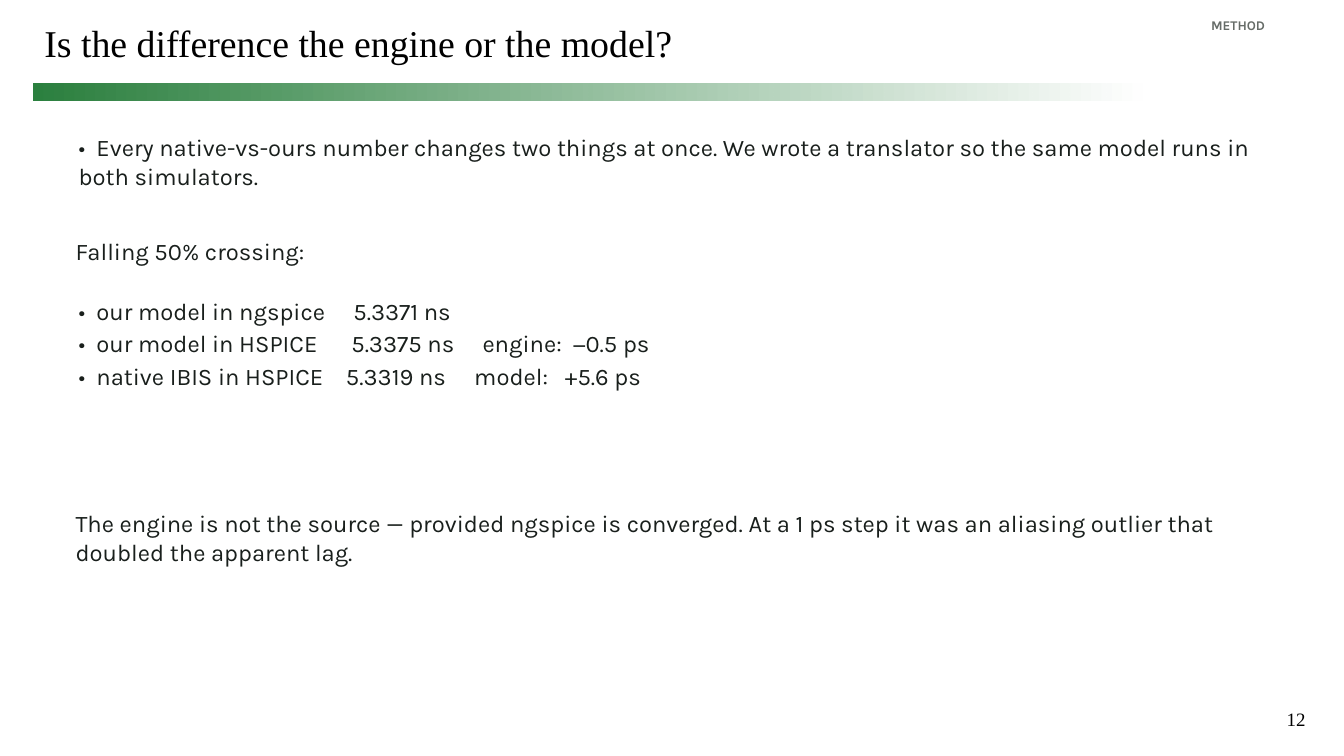
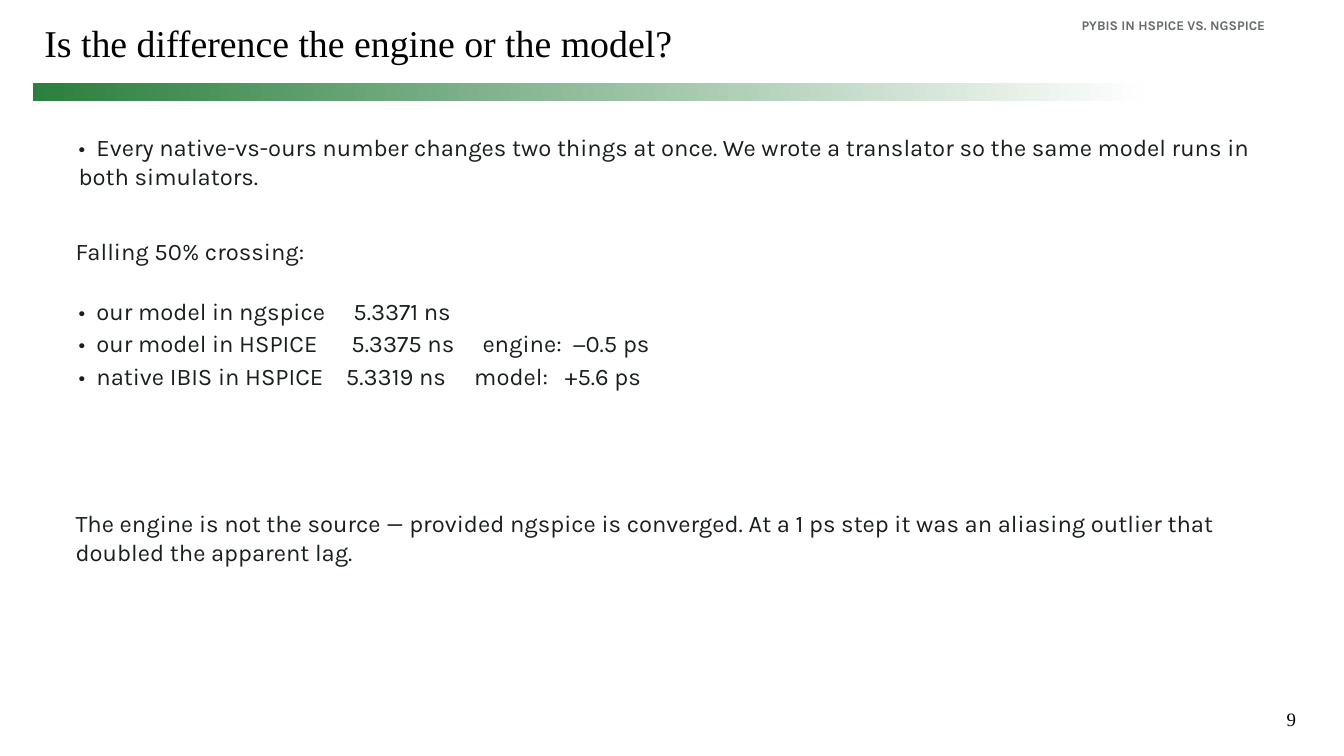
Before and after one commit to simon9721/ibis_comparison, a slide deck: slide 9 of results/meeting_deck_2026-09-04/ibis_pybis_status_2026-09-04.pptx (slide 12 before the commit). Drawn at 1344x756 pixels with LibreOffice and Linux fonts; fonts in the diff are those of the drawing. Boxes give left, top, right and bottom in pixels: in the first picture for what was removed or moved away, otherwise in the second. Text is boxed around its words. In the diff, an @@ line names an element or a change of style, - is before the commit and + after.

```diff
--- a/results/meeting_deck_2026-09-04/ibis_pybis_status_2026-09-04.pptx
+++ b/results/meeting_deck_2026-09-04/ibis_pybis_status_2026-09-04.pptx
@@ text at box(1082, 21, 1265, 30): text changed @@
-METHOD
+PYBIS IN HSPICE VS. NGSPICE
@@ page number at box(1287, 713, 1296, 727): text changed @@
-12
+9
```
Also in this commit, not shown: 6 other slides changed, 4 slides added, 8 slides removed, 14 other files.
